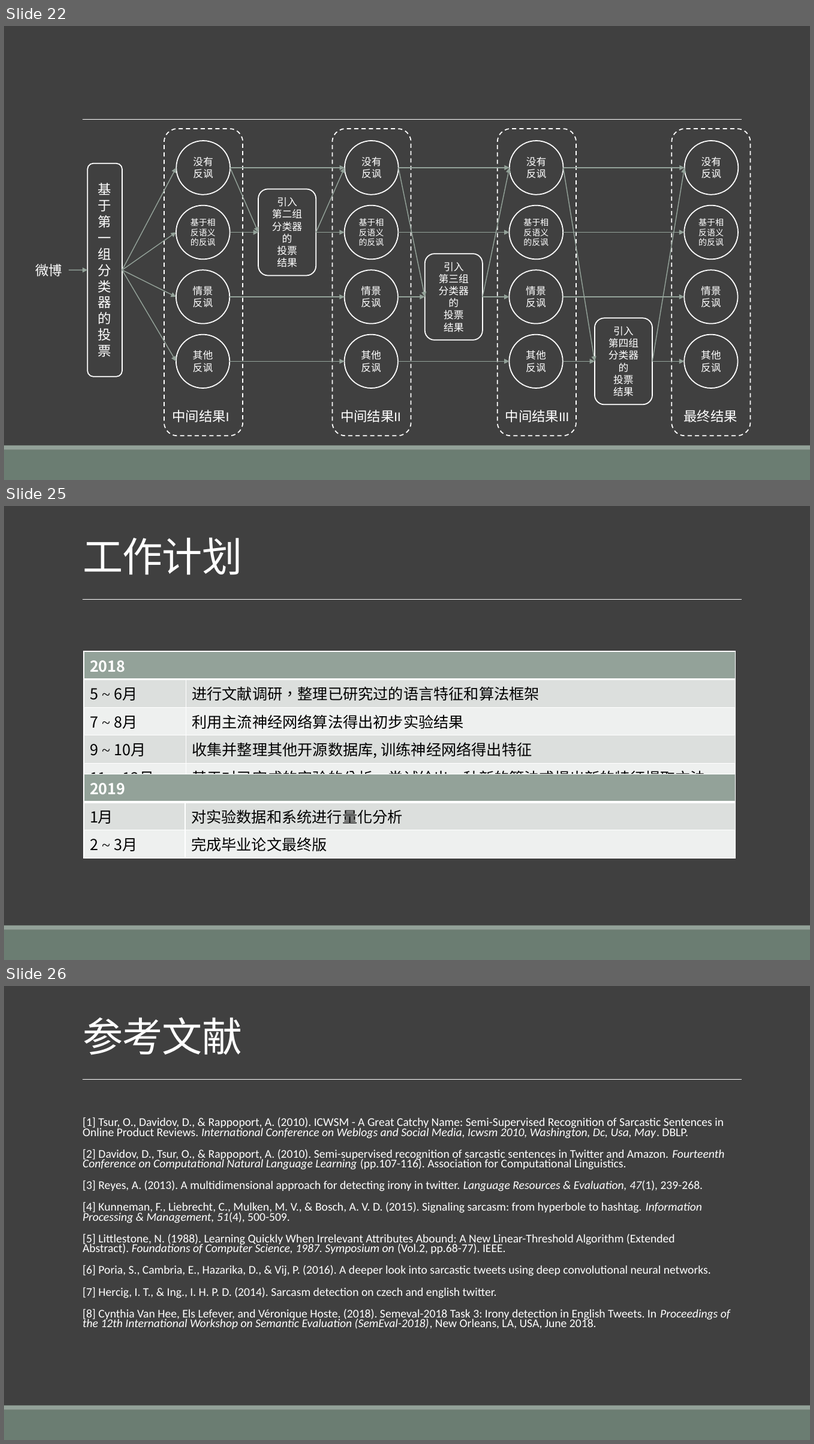
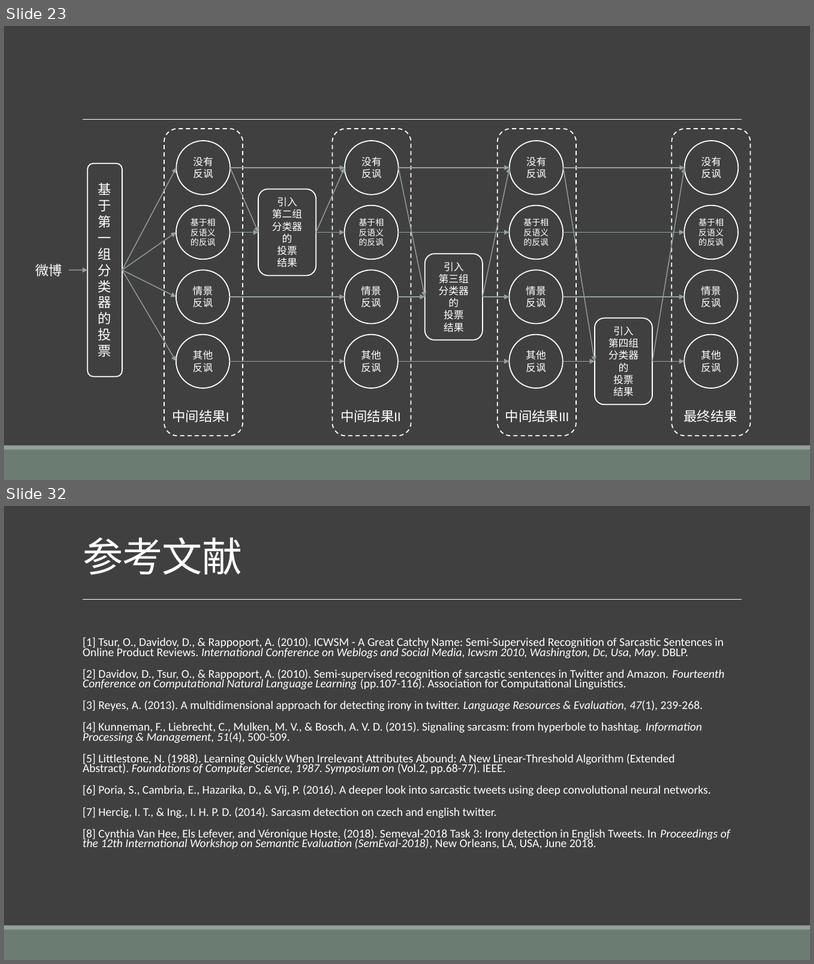
Before and after one commit to liangxh/grad2019, a slide deck: 计研163_梁锡豪_2016211014_基于多步決策的情感识别.pptx. Shown one above the other, each under a label of ours: slides 22, 25 and 26 before the commit, slides 23 and 32 after it; the slides between them are not shown. The pictures are 814x1444 and 814x964 pixels, drawn with LibreOffice and Linux fonts; fonts in the diff are those of the drawing. Boxes give left, top, right and bottom in pixels: in the first picture for what was removed or moved away, otherwise in the second. Text is boxed around its words. In the diff, an @@ line names an element or a change of style, - is before the commit and + after.

```diff
--- a/计研163_梁锡豪_2016211014_基于多步決策的情感识别.pptx
+++ b/计研163_梁锡豪_2016211014_基于多步決策的情感识别.pptx
@@ slide 25 removed at [4, 506, 810, 960], background #404040; not listed: 3 template elements that a slide beside it also shows @@
@@ title removed at [83, 537, 243, 575] @@
-工作计划
@@ table removed at [84, 651, 736, 789], 5 rows, 2 columns @@
-2018 | 
-5 ~ 6月 | 进行文献调研，整理已研究过的语言特征和算法框架
-7 ~ 8月 | 利用主流神经网络算法得出初步实验结果
-9 ~ 10月 | 收集并整理其他开源数据库, 训练神经网络得出特征
-11 ~ 12月 | 基于对已完成的实验的分析，尝试给出一种新的算法或提出新的特征提取方法
@@ table removed at [84, 774, 736, 853], 3 rows, 2 columns @@
-2019 | 
-1月 | 对实验数据和系统进行量化分析
-2 ~ 3月 | 完成毕业论文最终版
@@ what was slide 22 is now slide 23 @@
@@ what was slide 26 is now slide 32 @@
```
Also in this commit, not shown: 6 slides changed, 10 slides added, 1 other slide removed, 4 other files.
